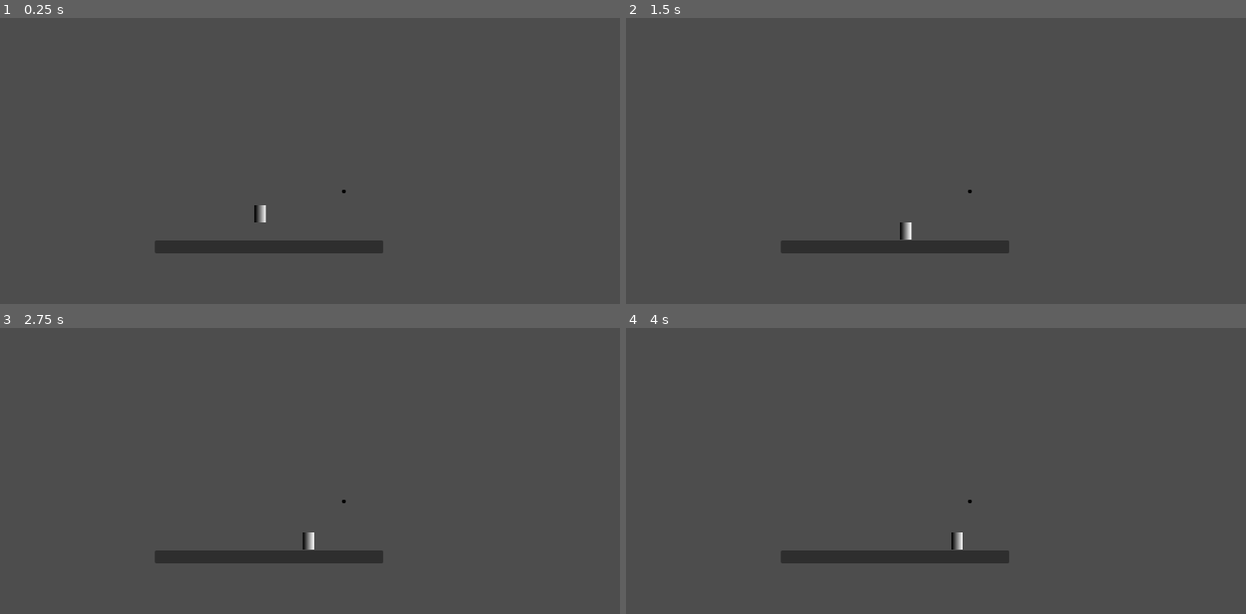
Above: before the commit, frames 1-4 (two rows, left to right).
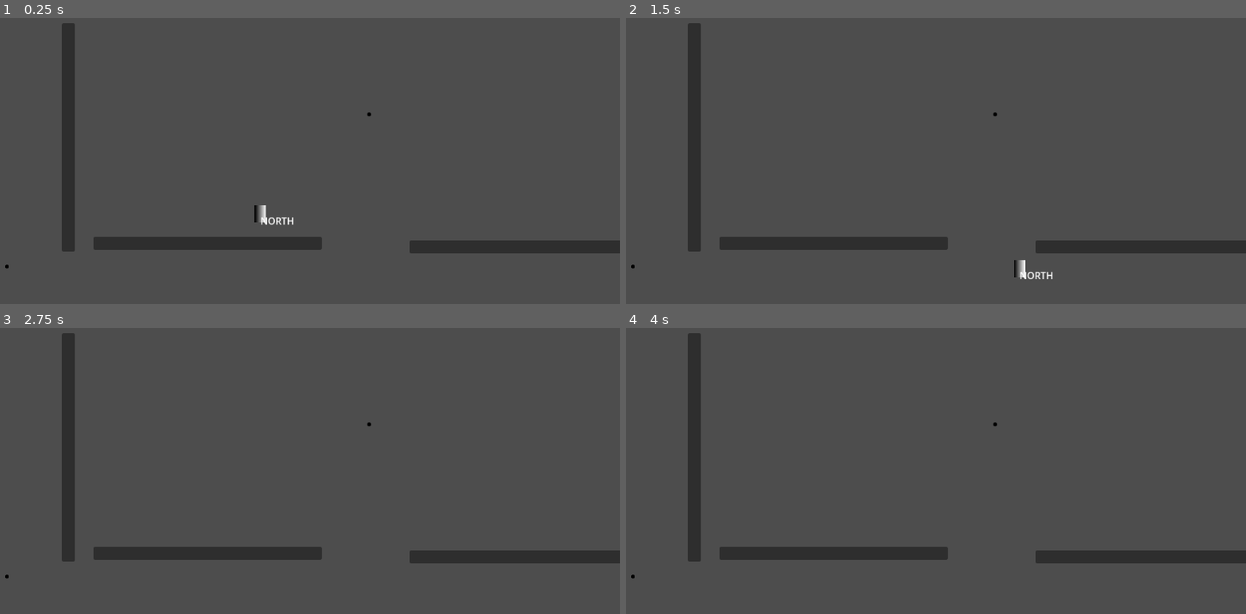
Above: after the commit, the same moments.

Repository: RichardMJaks/gamecamp-2025
Game: Godot game, scene res://debug.tscn
Same seed, same stepped clock (60 frames per second), same inputs: the game is played once before the commit and once after it.
Inputs (mouse positions are in pixels of both pictures, inside the frame that each line leads up to):
- Up to frame 1 (0.25 s): no input
- Up to frame 2 (1.5 s): move the mouse to (1053, 109) at 0.52 s; hold D (m_right) from 0.53 s (still down); click (1053, 109) at 0.6 s; tap Space (m_jump) at 0.77 s; move the mouse to (762, 146) at 1.27 s; click (762, 146) at 1.35 s
- Up to frame 3 (2.75 s): tap Space (m_jump) at 1.52 s; tap Enter at 2 s; move the mouse to (347, 353) at 2.02 s; release D (m_right) at 2.03 s; hold A (m_left) from 2.03 s (still down); click (347, 353) at 2.1 s
- Up to frame 4 (4 s): move the mouse to (867, 516) at 2.77 s; release A (m_left) at 2.78 s; hold D (m_right) from 2.78 s (still down); click (867, 516) at 2.85 s; tap Space (m_jump) at 3.02, 3.77 s; move the mouse to (1109, 496) at 3.52 s; click (1109, 496) at 3.6 s

The runs differ from the first frame. In frame 1, 4.8% of the frame differs, in the area x 0-100%, y 1-88%; in frame 2, 5.0%, in the area x 0-100%, y 1-92%; in frame 3, 4.8%; in frame 4, 4.8%.

Commit message:
fixed magnets

Diff:
--- a/debug.tscn
+++ b/debug.tscn
@@ -1,15 +1,44 @@
-[gd_scene load_steps=4 format=3 uid="uid://daeu7o3vialep"]
+[gd_scene load_steps=8 format=3 uid="uid://daeu7o3vialep"]
 
 [ext_resource type="PackedScene" uid="uid://hm7oj8v2rsqi" path="res://player/player.tscn" id="1_1uwqr"]
 [ext_resource type="PackedScene" uid="uid://b2lxuj4h4oeth" path="res://magnet/magnet.tscn" id="2_lvjdj"]
+[ext_resource type="Script" uid="uid://bvo7qw7l6fv5d" path="res://magnet/magnet.gd" id="2_rdi1l"]
 
 [sub_resource type="RectangleShape2D" id="RectangleShape2D_110fs"]
 size = Vector2(380, 20)
 
+[sub_resource type="Gradient" id="Gradient_lshss"]
+interpolation_mode = 1
+colors = PackedColorArray(0, 0, 0, 1, 0, 0, 0, 0)
+
+[sub_resource type="GradientTexture2D" id="GradientTexture2D_ddqi3"]
+gradient = SubResource("Gradient_lshss")
+width = 8
+height = 8
+fill = 1
+fill_from = Vector2(0.5, 0.5)
+fill_to = Vector2(0.5, 0)
+
+[sub_resource type="CircleShape2D" id="CircleShape2D_p1ktd"]
+radius = 50.0
+
 [node name="debug" type="Node2D"]
 
+[node name="StaticBody2D2" type="StaticBody2D" parent="."]
+position = Vector2(990, 521)
+
+[node name="CollisionShape2D" type="CollisionShape2D" parent="StaticBody2D2"]
+shape = SubResource("RectangleShape2D_110fs")
+
+[node name="Panel" type="Panel" parent="StaticBody2D2"]
+offset_left = -191.0
+offset_top = -10.0
+offset_right = 192.0
+offset_bottom = 12.0
+metadata/_edit_use_anchors_ = true
+
 [node name="StaticBody2D" type="StaticBody2D" parent="."]
-position = Vector2(563, 521)
+position = Vector2(460, 515)
 
 [node name="CollisionShape2D" type="CollisionShape2D" parent="StaticBody2D"]
 shape = SubResource("RectangleShape2D_110fs")
@@ -19,15 +48,49 @@
 offset_top = -10.0
 offset_right = 192.0
 offset_bottom = 12.0
+metadata/_edit_use_anchors_ = true
 
 [node name="Player" parent="." instance=ExtResource("1_1uwqr")]
 position = Vector2(549, 438)
-speed = 36.335
+speed = 260.69
 acceleration_time = 0.235
 deceleration_time = 0.31
-jump_height = 21.72
+jump_height = 83.355
 
-[node name="Magnet" parent="." instance=ExtResource("2_lvjdj")]
-position = Vector2(689, 429)
-radius = 1.41
-strength = 3.13
+[node name="Magnet2" type="Node2D" parent="."]
+position = Vector2(731.345, 299.79)
+script = ExtResource("2_rdi1l")
+pole = -1
+radius = 125.41
+strength = 3.0
+
+[node name="Sprite2D" type="Sprite2D" parent="Magnet2"]
+texture = SubResource("GradientTexture2D_ddqi3")
+
+[node name="MagnetRange" type="Area2D" parent="Magnet2"]
+unique_name_in_owner = true
+
+[node name="Collider" type="CollisionShape2D" parent="Magnet2/MagnetRange"]
+shape = SubResource("CircleShape2D_p1ktd")
+
+[node name="Magnet3" parent="." instance=ExtResource("2_lvjdj")]
+position = Vector2(124, 555)
+radius = 3.0
+strength = 50.0
+
+[node name="StaticBody2D3" type="StaticBody2D" parent="."]
+position = Vector2(226, 339)
+rotation = -1.57079
+
+[node name="CollisionShape2D" type="CollisionShape2D" parent="StaticBody2D3"]
+shape = SubResource("RectangleShape2D_110fs")
+
+[node name="Panel" type="Panel" parent="StaticBody2D3"]
+offset_left = -191.0
+offset_top = -10.0
+offset_right = 192.0
+offset_bottom = 12.0
+metadata/_edit_use_anchors_ = true
+
+[connection signal="area_entered" from="Magnet2/MagnetRange" to="Magnet2" method="_on_range_entered"]
+[connection signal="area_exited" from="Magnet2/MagnetRange" to="Magnet2" method="_on_range_exited"]
--- a/globals/global_vars.gd
+++ b/globals/global_vars.gd
@@ -3,3 +3,4 @@
 # Standard Unit
 var su: float = 30
 enum POLE {SOUTH = -1, NORTH = 1}
+var magnet_damping: float = 0.4
--- a/magnet/magnet.gd
+++ b/magnet/magnet.gd
@@ -1,27 +1,42 @@
 extends Node2D
 class_name Magnet
 
-@onready var su = GlobalVars.su
 @export var pole: GlobalVars.POLE = GlobalVars.POLE.NORTH
 @export var radius: float = 1
 @export var strength: float = 1
+@export var flat: bool = false
+@export var flat_dir_vector = Vector2.ZERO
 @onready var effect_range: Area2D = %MagnetRange
+var player: Player = null
 
 func _process(_delta: float) -> void:
-    # Sets correct range
-    effect_range.get_child(0).shape.radius = radius * su
+	effect_range.get_child(0).shape.radius = radius
 
 
-func _on_range_entered(area:Area2D) -> void:
-    var a_owner = area.owner
-    if not a_owner is Player:
-        return
+func _physics_process(delta: float) -> void:
+	if not player:
+		return
 
-    a_owner.magnets.append(self)
+	var dir: float = player.current_pole * pole
+	var vector: Vector2 = player.global_position - global_position
+	vector = vector.normalized()
+	var force: float = strength * player.get_gravity().y
+	var velocity: Vector2 = dir * vector * force
+	var damping: float = 1 - velocity.normalized().dot(player.velocity.normalized())
+	player.velocity += velocity * delta * (1 - damping * GlobalVars.magnet_damping)
+	print(damping)
+
+func _on_range_entered(area: Area2D) -> void:
+	if not area.owner is Player:
+		return
+
+	player = area.owner
+	player.magnets.append(self)
 
 
-func _on_range_exited(area:Area2D) -> void:
-    var a_owner = area.owner
-    if not a_owner is Player:
-        return
-    a_owner.magnets.erase(self)
+func _on_range_exited(area: Area2D) -> void:
+	if not area.owner is Player:
+		return
+
+	player.magnets.erase(self)
+	player = null
--- a/player/player.tscn
+++ b/player/player.tscn
@@ -28,3 +28,8 @@
 [node name="Collider" type="CollisionShape2D" parent="AttractionArea"]
 shape = SubResource("CircleShape2D_oul6g")
 debug_color = Color(0, 0.644725, 0.275107, 0.42)
+
+[node name="Label" type="Label" parent="."]
+unique_name_in_owner = true
+offset_right = 40.0
+offset_bottom = 23.0
--- a/player/player_controller.gd
+++ b/player/player_controller.gd
@@ -18,40 +18,41 @@
 func _ready() -> void:
 	pass
 
+func _process(_delta: float) -> void:
+	%Label.text = GlobalVars.POLE.find_key(current_pole)
+
 func _physics_process(delta: float) -> void:
+	if Input.is_action_just_pressed(&"a_switch"):
+		@warning_ignore("int_as_enum_without_cast")
+		current_pole = current_pole * -1;
+
 	being_attracted = not magnets.is_empty()
-	var dir = Input.get_axis(&"m_left", &"m_right")
 
-	if not being_attracted and not is_on_floor():
-		velocity.y += get_gravity().y * delta
+	_handle_movement(delta)
 
-	# Attraction
-	if being_attracted:
-		var self_pos := global_position
-		for magnet: Magnet in magnets:
-			var magnet_pos := magnet.global_position
-			var attraction_vector = self_pos - magnet_pos
-			print(attraction_vector)
-			var magnet_pole: GlobalVars.POLE = magnet.pole
-			var attraction_dir: int = magnet_pole * current_pole
+	move_and_slide()
 
-			var magnet_strength = magnet.strength * su
-
-			velocity += attraction_vector * attraction_dir * magnet_strength * delta
-
-	# Movement
-	if dir:
-		var acceleration = speed / acceleration_time
-		if abs(velocity.x) <= speed:
-			velocity.x += dir * acceleration * delta
-	else:
-		var deceleration = speed / deceleration_time
-		velocity.x = move_toward(velocity.x, 0, deceleration * delta)
-
+func _handle_movement(delta) -> void:
 	if Input.is_action_just_pressed(&"m_jump") and is_on_floor():
 		velocity.y -= _get_jump_height(jump_height)
 
-	move_and_slide()
+	var dir = Input.get_vector(&"m_left", &"m_right", &"m_up", &"m_down")
+	var acceleration = speed / acceleration_time
+	var deceleration = speed / deceleration_time
+
+	if not is_on_floor():
+		velocity.y += get_gravity().y * delta
+
+	if not dir and not being_attracted:
+		velocity.x = move_toward(velocity.x, 0, deceleration * delta)
+		return
+
+	if dir and abs(velocity.x) < speed:
+		velocity.x += dir.x * acceleration * delta
+
+	if not being_attracted and is_on_floor():
+		velocity.x = min(abs(velocity.x), abs(speed)) * sign(velocity.x)
+
 
 
 func _get_jump_height(h: float) -> float:
--- a/project.godot
+++ b/project.godot
@@ -42,6 +42,23 @@
 "events": [Object(InputEventKey,"resource_local_to_scene":false,"resource_name":"","device":-1,"window_id":0,"alt_press …(191 unchanged characters)…
 ]
 }
+a_switch={
+"deadzone": 0.2,
+"events": [Object(InputEventMouseButton,"resource_local_to_scene":false,"resource_name":"","device":-1,"window_id":0,"alt_pressed":false,"shift_pressed":false,"ctrl_pressed":false,"meta_pressed":false,"button_mask":1,"position":Vector2(436, 12),"global_position":Vector2(445, 60),"factor":1.0,"button_index":1,"canceled":false,"pressed":true,"double_click":false,"script":null)
+]
+}
+m_up={
+"deadzone": 0.2,
+"events": [Object(InputEventKey,"resource_local_to_scene":false,"resource_name":"","device":-1,"window_id":0,"alt_pressed":false,"shift_pressed":false,"ctrl_pressed":false,"meta_pressed":false,"pressed":false,"keycode":0,"physical_keycode":87,"key_label":0,"unicode":119,"location":0,"echo":false,"script":null)
+, Object(InputEventKey,"resource_local_to_scene":false,"resource_name":"","device":-1,"window_id":0,"alt_pressed":false,"shift_pressed":false,"ctrl_pressed":false,"meta_pressed":false,"pressed":false,"keycode":0,"physical_keycode":4194320,"key_label":0,"unicode":0,"location":0,"echo":false,"script":null)
+]
+}
+m_down={
+"deadzone": 0.2,
+"events": [Object(InputEventKey,"resource_local_to_scene":false,"resource_name":"","device":-1,"window_id":0,"alt_pressed":false,"shift_pressed":false,"ctrl_pressed":false,"meta_pressed":false,"pressed":false,"keycode":0,"physical_keycode":83,"key_label":0,"unicode":115,"location":0,"echo":false,"script":null)
+, Object(InputEventKey,"resource_local_to_scene":false,"resource_name":"","device":-1,"window_id":0,"alt_pressed":false,"shift_pressed":false,"ctrl_pressed":false,"meta_pressed":false,"pressed":false,"keycode":0,"physical_keycode":4194322,"key_label":0,"unicode":0,"location":0,"echo":false,"script":null)
+]
+}
 
 [rendering]
 
